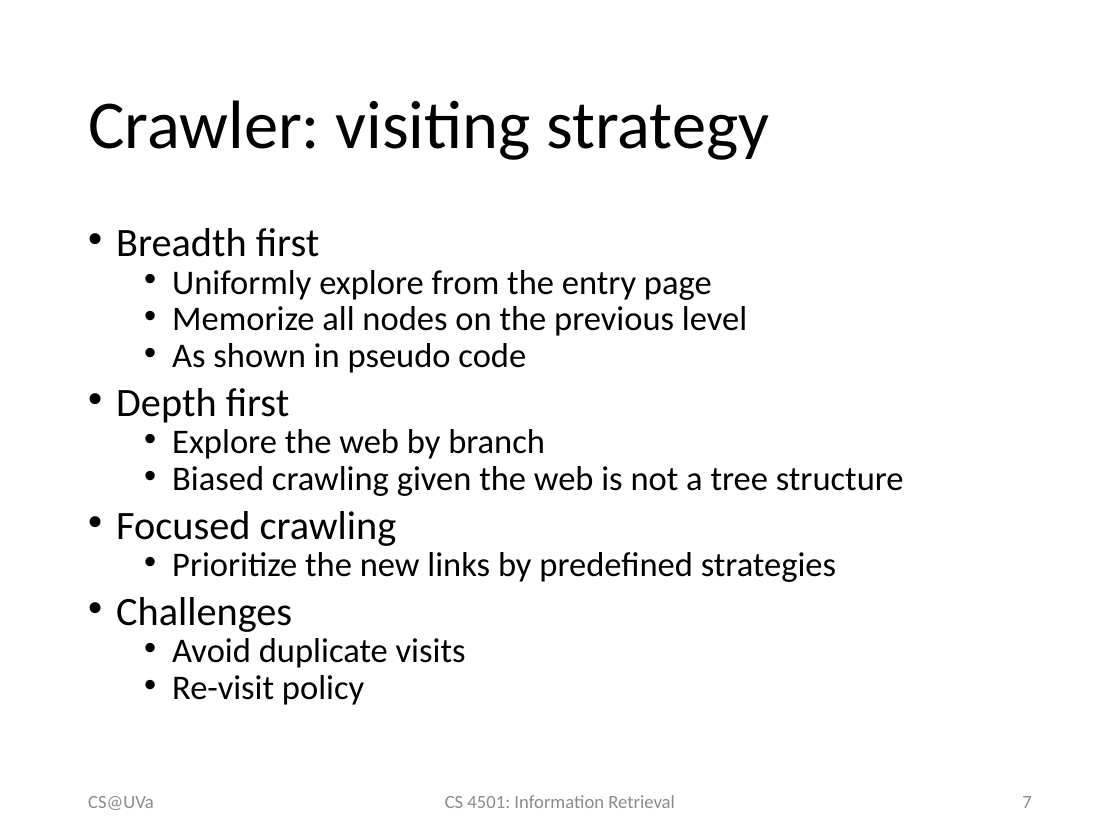
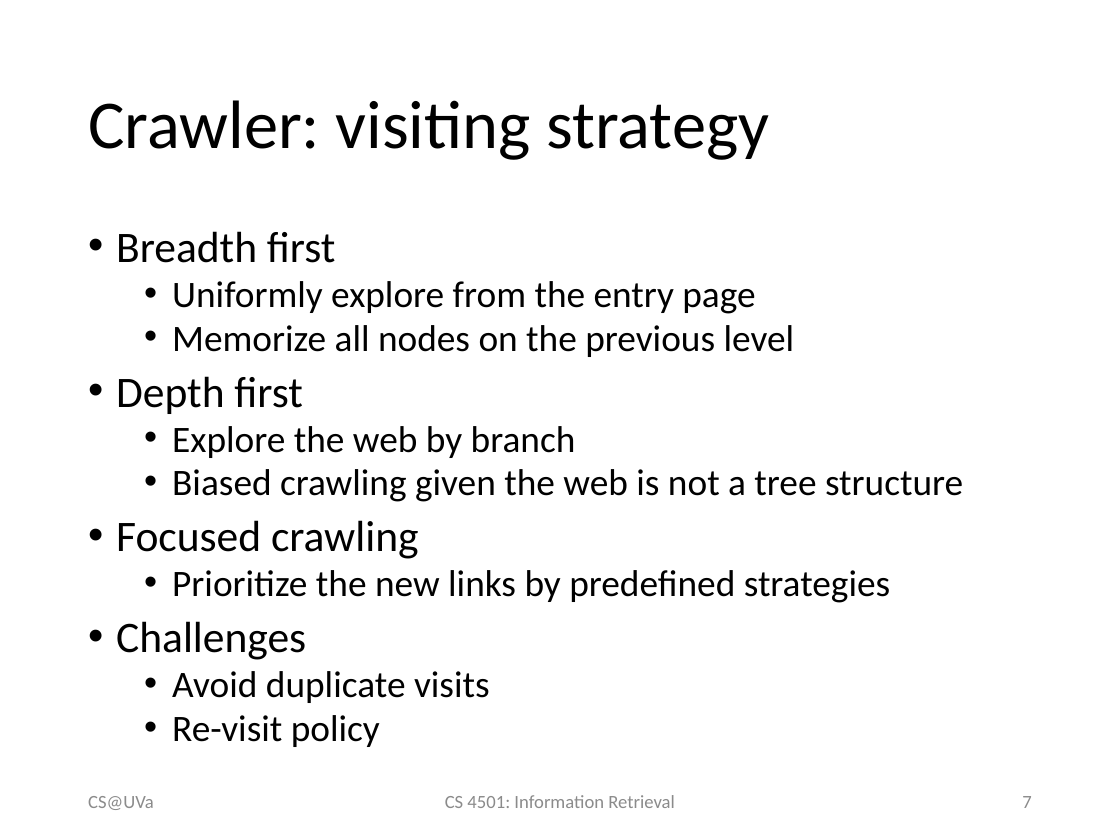
Before and after one commit to wang296/IR2015, a slide deck: slide 7 of docs/Midterm Review.pptx. Drawn at 1120x840 pixels with LibreOffice and Linux fonts; fonts in the diff are those of the drawing. Boxes give left, top, right and bottom in pixels: in the first picture for what was removed or moved away, otherwise in the second. Text is boxed around its words. In the diff, an @@ line names an element or a change of style, - is before the commit and + after.

```diff
--- a/docs/Midterm Review.pptx
+++ b/docs/Midterm Review.pptx
@@ text "Breadth first" at box(116, 231, 963, 747): size 25.9 to 28 pt in "Breadth first", "Depth first", "Focused crawling", "Challenges"; size 22.2 to 24 pt in "Uniformly explore from the entry page", "Memorize all nodes on the previous level", "Explore the web by branch", "Biased crawling given the web is not ..." and 3 more places; line spacing 0.7 to 0.8 @@
@@ text at box(172, 343, 526, 373): paragraph removed @@
-  • As shown in pseudo code
```
Also in this commit, not shown: 3 other slides changed, 1 other file.
